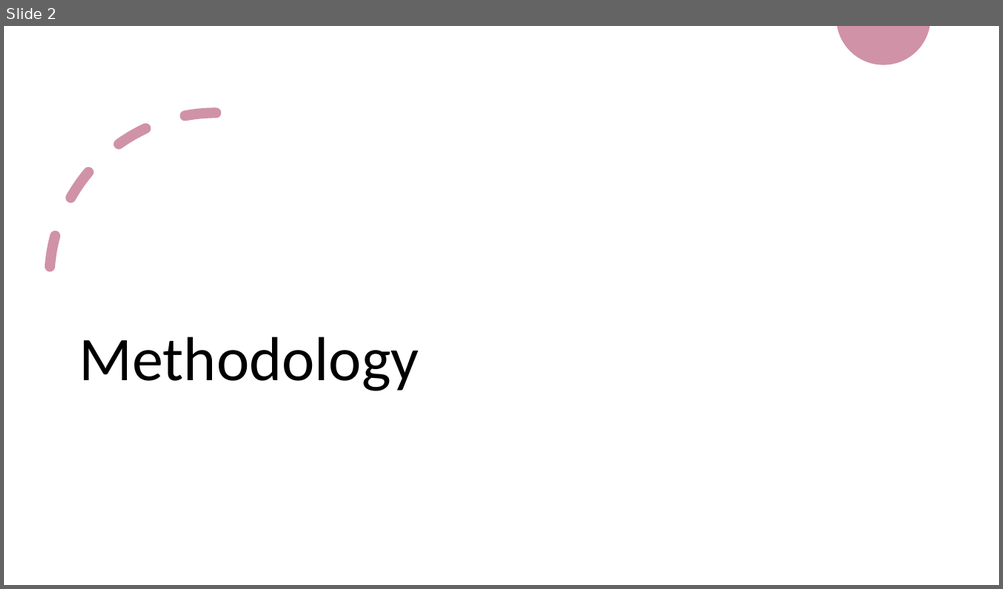
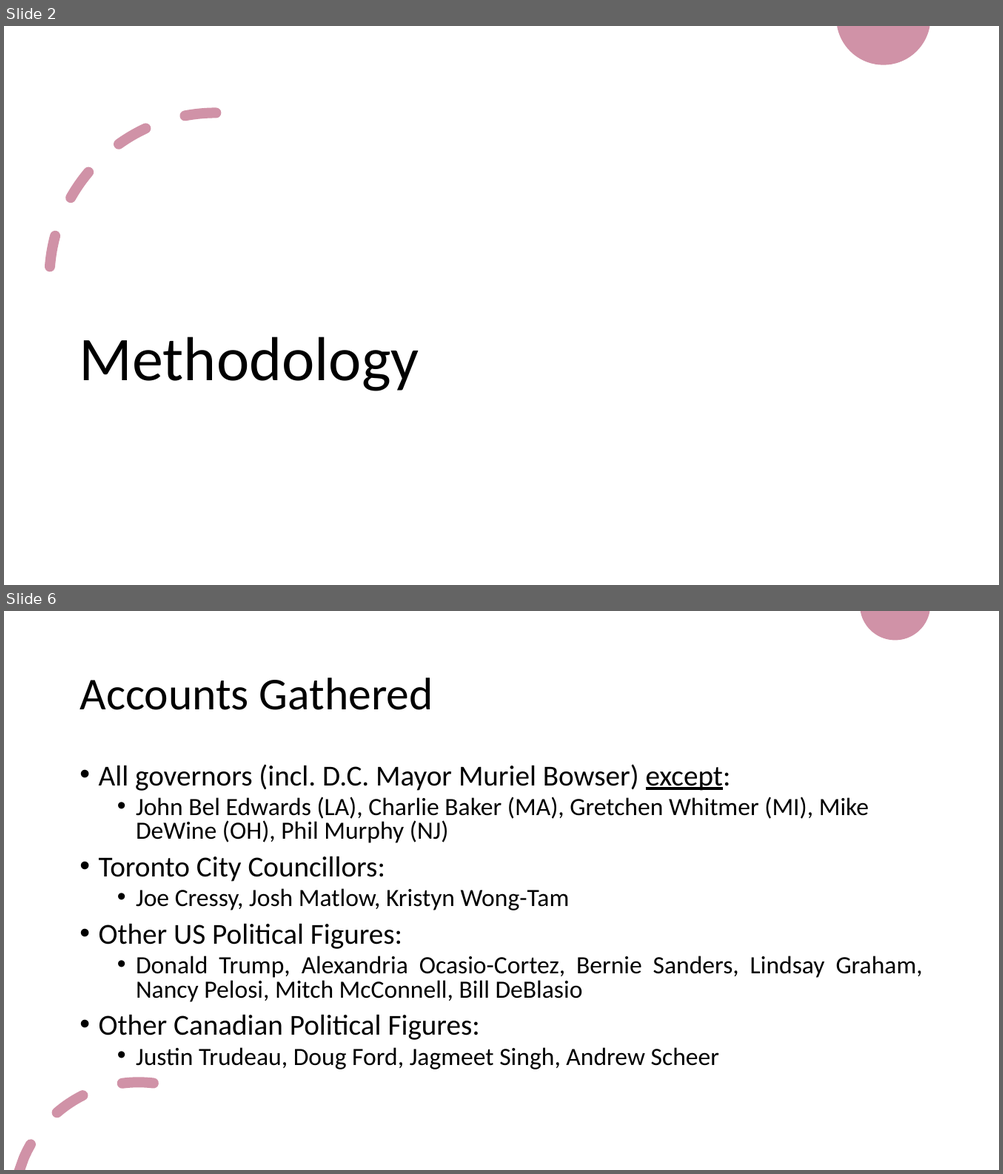
Before and after one commit to anazareth/tweet-proj, a slide deck: meta/Summary.pptx. Shown one above the other, each under a label of ours: slide 2 before the commit, slides 2 and 6 after it; the slides between them are not shown. The pictures are 1003x589 and 1003x1174 pixels, drawn with LibreOffice and Linux fonts; fonts in the diff are those of the drawing. Boxes give left, top, right and bottom in pixels: in the first picture for what was removed or moved away, otherwise in the second. Text is boxed around its words. In the diff, an @@ line names an element or a change of style, - is before the commit and + after.

```diff
--- a/meta/Summary.pptx
+++ b/meta/Summary.pptx
@@ slide 6 added at <box>4,611,999,1170</box>, background #FFFFFF @@
@@ freeform shape added at <box>860,611,930,640</box>, fill #D092A7 @@
@@ title added at <box>79,678,433,710</box>, 44 pt, text #000000 @@
+Accounts Gathered
@@ text added at <box>99,764,922,1070</box>, 24 pt, text #000000 @@
+• All governors (incl. D.C. Mayor Muriel Bowser) except:
+  • John Bel Edwards (LA), Charlie Baker (MA), Gretchen Whitmer (MI), Mike DeWine (OH), Phil Murphy (NJ)
+• Toronto City Councillors:
+  • Joe Cressy, Josh Matlow, Kristyn Wong-Tam
+• Other US Political Figures:
+  • Donald Trump, Alexandria Ocasio-Cortez, Bernie Sanders, Lindsay Graham, Nancy Pelosi, Mitch McConnell, Bill DeBlasio
+• Other Canadian Political Figures:
+  • Justin Trudeau, Doug Ford, Jagmeet Singh, Andrew Scheer
@@ freeform shape added at <box>14,1077,159,1170</box>, fill #D092A7 @@
```
Also in this commit, not shown: 2 slides changed, 11 other slides added, 2 slides removed, 4 other files.
